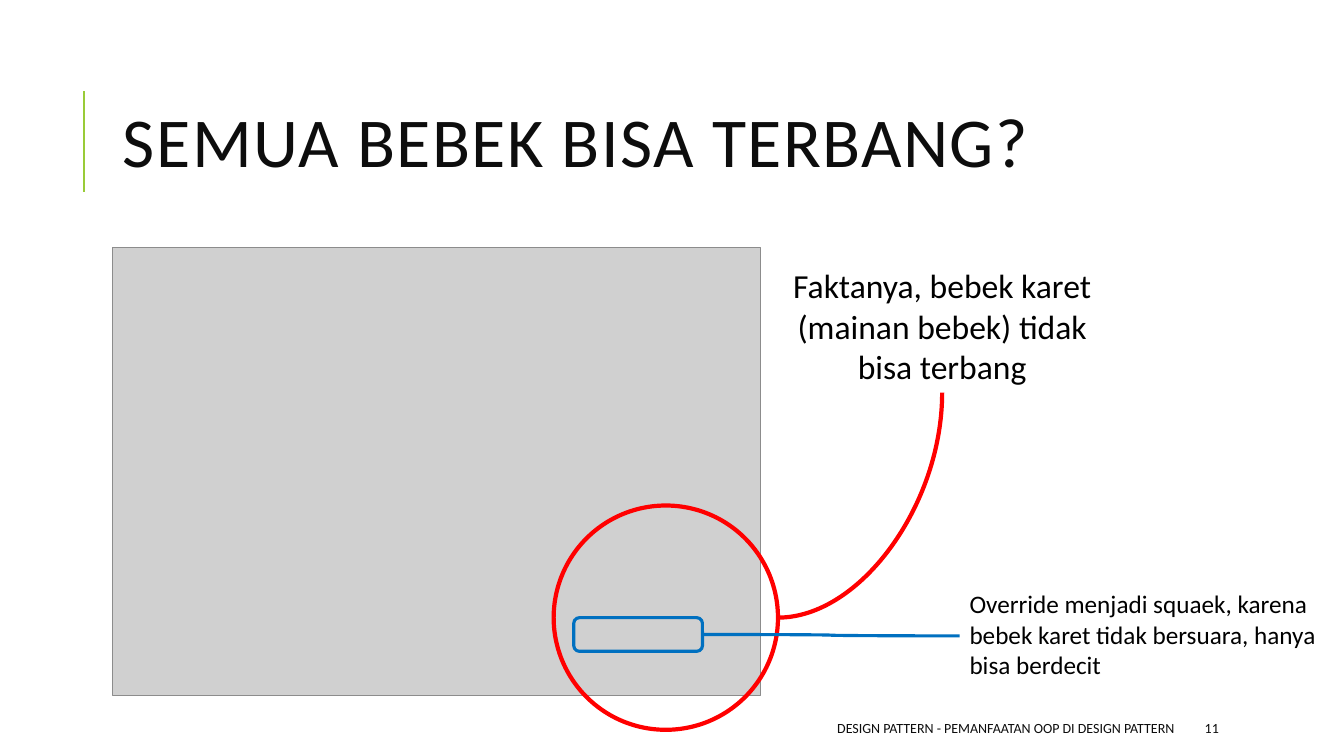
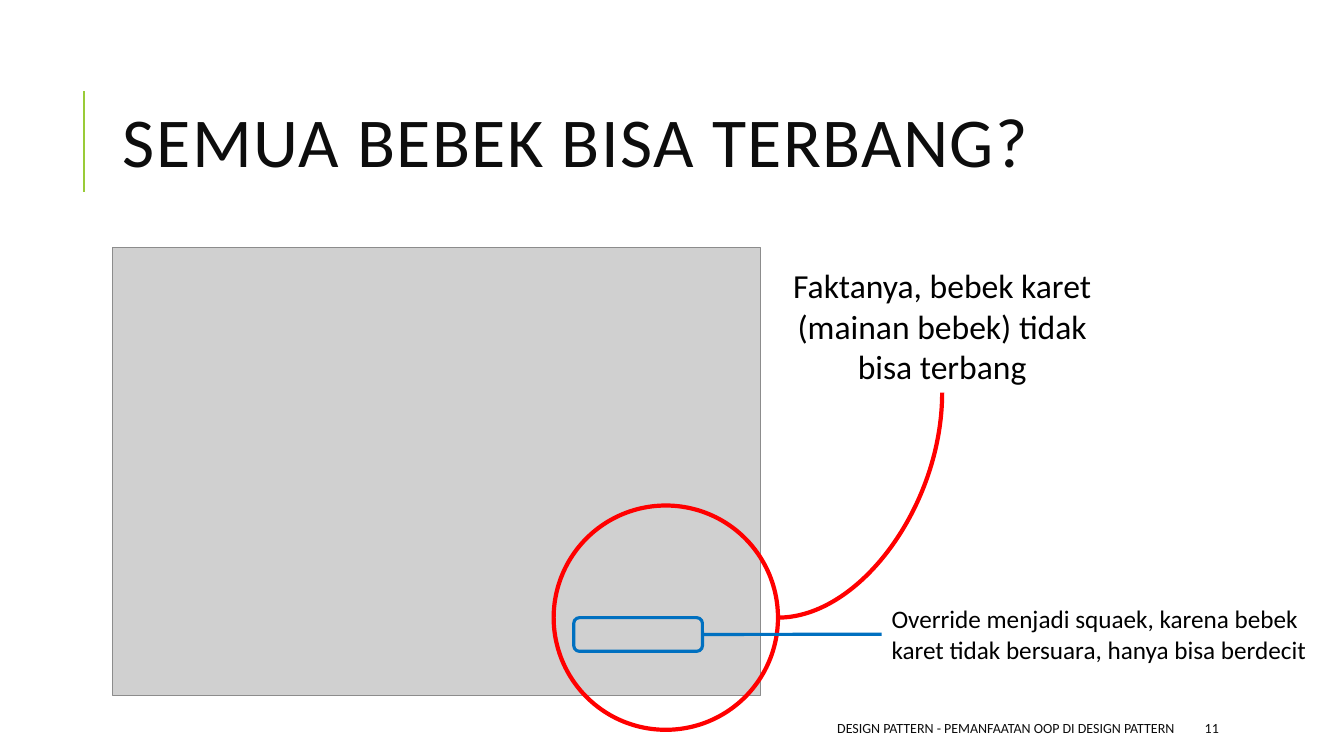
Before and after one commit to ksatria/MK-Design-Pattern, a slide deck: slide 11 of PPT/Design Pattern 2 - Review OOP dan Pemanfaatannya di Design Pattern.pptx. Drawn at 1344x756 pixels with LibreOffice and Linux fonts; fonts in the diff are those of the drawing; grey boxes stand for pictures. Boxes give left, top, right and bottom in pixels: in the first picture for what was removed or moved away, otherwise in the second. Text is boxed around its words. In the diff, an @@ line names an element or a change of style, - is before the commit and + after.

```diff
--- a/PPT/Design Pattern 2 - Review OOP dan Pemanfaatannya di Design Pattern.pptx
+++ b/PPT/Design Pattern 2 - Review OOP dan Pemanfaatannya di Design Pattern.pptx
@@ text "Override menjadi squaek, karena bebek ..." rewrapped from <box>970,595,1315,675</box> to <box>892,610,1306,663</box> @@
@@ curved line moved from (703, 634) - (960, 636) to (703, 634) - (882, 634) @@
```
Also in this commit, not shown: 6 other slides changed.
